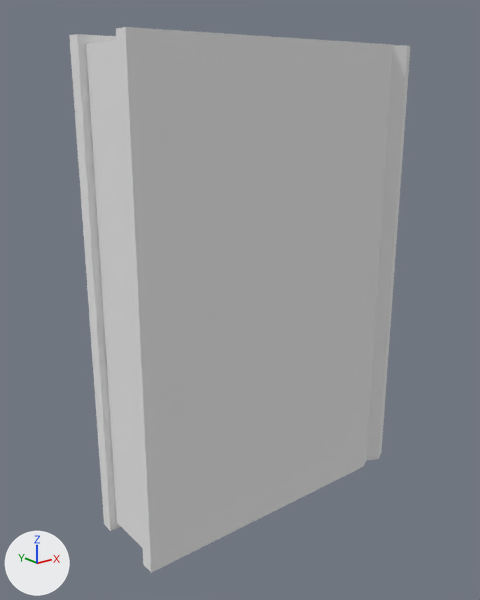
Renders of the OBJ model WisdomRunner/Assets/Asset Packages/PolyPizza/Models/book.obj from each side of a commit.
Rendered twice from a camera (50 mm lens) standing at (-0.636, -0.702, 0.268) and looking at (-0.065, 0.013, -0.018). The axes (+X, +Y, +Z) are drawn at lower left. The lights are the same throughout. Where no turn or scale is listed for an object, it has been applied to the vertices. Vertices at the same position are counted once.

Objects in the first picture: 'book'.
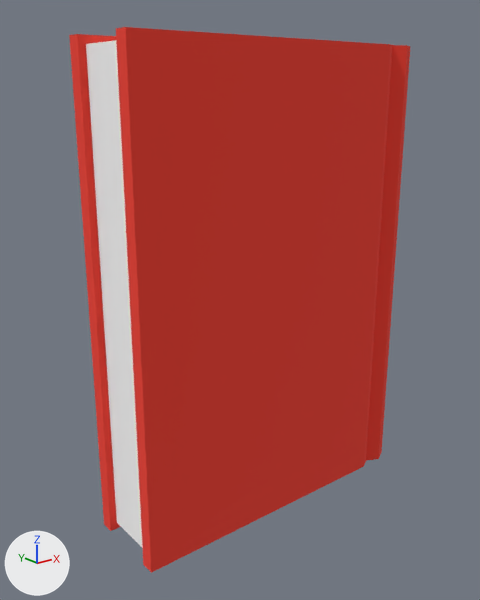
Changed parts and their boxes (x1, y1, x2, y2) in the pictures (480 x 600 px):
part 1 of me_book, recoloured (white to red): (69, 27, 411, 573) in both

Edits to the bpy script that builds the scene:
```text
Add mat_mat8:
    mat_mat8 = principled_material('mat8')
    mat_mat8.base_color = (0.91, 0.05, 0.03)  # red #f53f30
    mat_mat8.roughness = 1.0
Change me_book:
    where me_book.from_pydata(...)  # 69 vertices, 45 faces; spans x -0.275..0.195, y -0.065..0.065, z -0.33..0.33
    used by ob_book; location = (0.0, 0.0, 0.0)
    me_book part 1: all 39 faces that had it switch from mat_mat5 (white #e7e7e7) to mat_mat8 (red #f53f30)
```
